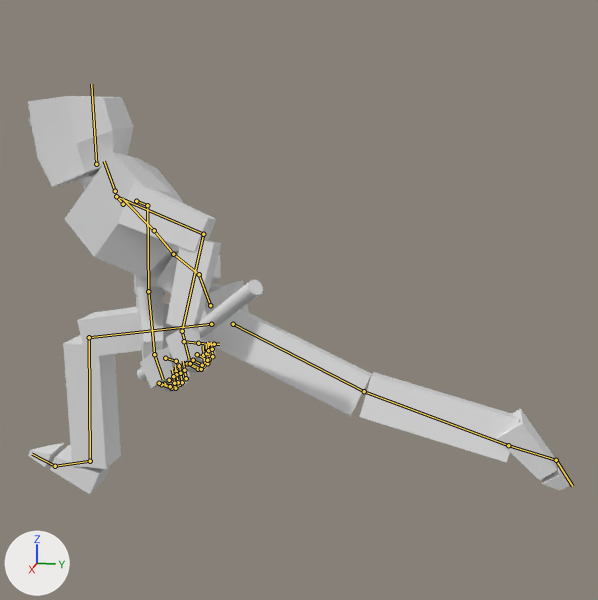
Two versions of the FBX model Models/MainCharacterBlockout.fbx, one commit apart.
Both versions are drawn from a 50 mm camera at (2.4, 0.64, 1.42) aimed at (0.06, 0.17, 0.84). Lighting does not change. The marker at lower left points along +X, +Y and +Z. The picture after the commit comes second. Both versions are drawn at frame 1 of the action 'Armature|mixamo.com'; the numbers are the values there. The bones that change, and the others that lie on the model, are drawn over the model as lines.

Names of what the first picture shows: 'CharacterBase', 'Cylinder'.
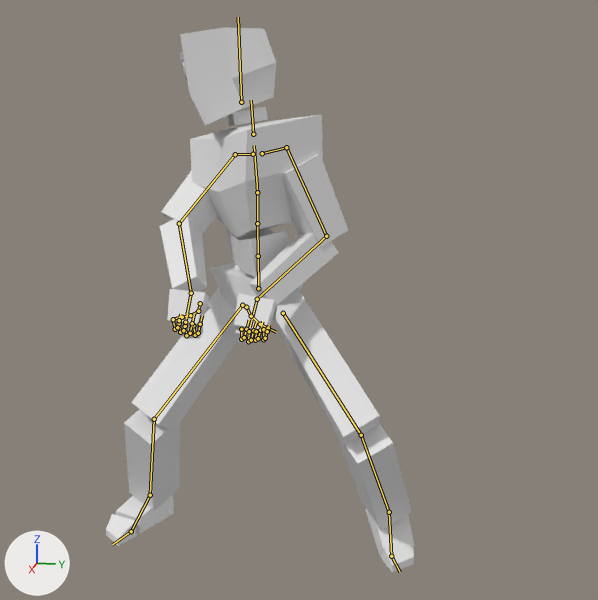
Pixel boxes (x1, y1, x2, y2) of what changed, in the pictures (598 x 600 px):
'CharacterBase', posed (43% narrower, 37% taller): before (28, 96, 570, 494); after (106, 27, 414, 572)
'Cylinder', no longer drawn: before (137, 280, 263, 381)
bone 'mixamorig:Hips', root to tip: before (210, 305) to (198, 273); after (258, 288) to (258, 254)
bone 'mixamorig:Spine', root to tip: before (199, 274) to (173, 254); after (258, 256) to (257, 223)
bone 'mixamorig:Spine1', root to tip: before (173, 254) to (154, 230); after (257, 223) to (257, 192)
bone 'mixamorig:Spine2', root to tip: before (154, 230) to (122, 198); after (257, 192) to (254, 145)
bone 'mixamorig:Neck', root to tip: before (115, 191) to (104, 161); after (253, 134) to (251, 100)
bone 'mixamorig:Head', root to tip: before (96, 164) to (91, 84); after (241, 102) to (238, 17)
bone 'mixamorig:RightShoulder', root to tip: before (136, 201) to (147, 205); after (253, 154) to (235, 154)
bone 'mixamorig:RightArm', root to tip: before (147, 205) to (148, 291); after (235, 154) to (179, 223)
bone 'mixamorig:LeftShoulder', root to tip: before (123, 204) to (116, 196); after (262, 153) to (286, 147)
bone 'mixamorig:LeftArm', root to tip: before (116, 196) to (203, 234); after (286, 147) to (326, 236)
bone 'mixamorig:RightUpLeg', root to tip: before (211, 324) to (89, 337); after (242, 305) to (154, 419)
bone 'mixamorig:RightLeg', root to tip: before (89, 337) to (90, 461); after (154, 419) to (150, 495)
bone 'mixamorig:RightFoot', root to tip: before (90, 461) to (55, 466); after (150, 495) to (131, 531)
bone 'mixamorig:LeftUpLeg', root to tip: before (233, 324) to (364, 391); after (283, 313) to (361, 435)
bone 'mixamorig:LeftLeg', root to tip: before (364, 391) to (508, 445); after (361, 435) to (389, 512)
bone 'mixamorig:LeftFoot', root to tip: before (508, 445) to (556, 460); after (389, 512) to (391, 556)
bone 'mixamorig:LeftToeBase', root to tip: before (556, 460) to (572, 486); after (391, 556) to (400, 572)

Patch to the scene script:
```diff
--- a/Models/MainCharacterBlockout.fbx.py
+++ b/Models/MainCharacterBlockout.fbx.py
@@ bone_mixamorig_hips @@
 bone_mixamorig_hips = bpy.data.objects['Armature'].pose.bones['mixamorig:Hips']
-bone_mixamorig_hips.location = (0.0, -24.8, 10.8)
-bone_mixamorig_hips.rotation_quaternion = (0.918, 0.15, 0.363, 0.059)  # degrees (25, 40, 17)
+bone_mixamorig_hips.location = (-0.1, -18.9, -4.7)
+bone_mixamorig_hips.rotation_quaternion = (0.85, 0.0, 0.527, -0.007)  # degrees (-1, 64, -1)
@@ bone_mixamorig_spine @@
 bone_mixamorig_spine = bpy.data.objects['Armature'].pose.bones['mixamorig:Spine']  # child of 'mixamorig:Hips'
-bone_mixamorig_spine.rotation_quaternion = (0.858, 0.336, -0.387, -0.013)  # degrees (51, -41, -22)
+bone_mixamorig_spine.rotation_quaternion = (0.957, 0.099, -0.267, -0.058)  # degrees (15, -30, -11)
@@ bone_mixamorig_spine1 @@
 bone_mixamorig_spine1 = bpy.data.objects['Armature'].pose.bones['mixamorig:Spine1']  # child of 'mixamorig:Spine'
-bone_mixamorig_spine1.rotation_quaternion = (0.992, -0.101, -0.073, 0.017)  # degrees (-12, -8, 3)
+bone_mixamorig_spine1.rotation_quaternion = (0.993, -0.018, 0.117, 0.024)  # degrees (-2, 14, 3)
@@ bone_mixamorig_spine2 @@
 bone_mixamorig_spine2 = bpy.data.objects['Armature'].pose.bones['mixamorig:Spine2']  # child of 'mixamorig:Spine1'
-bone_mixamorig_spine2.rotation_quaternion = (0.988, 0.082, 0.101, 0.085)  # degrees (10, 11, 11)
+bone_mixamorig_spine2.rotation_quaternion = (0.989, -0.005, -0.133, 0.064)  # degrees (-2, -15, 8)
@@ bone_mixamorig_neck @@
 bone_mixamorig_neck = bpy.data.objects['Armature'].pose.bones['mixamorig:Neck']  # child of 'mixamorig:Spine2'
-bone_mixamorig_neck.rotation_quaternion = (0.948, -0.295, -0.053, -0.11)  # degrees (-34, -9, -10)
+bone_mixamorig_neck.rotation_quaternion = (1.0, 0.0, 0.0, 0.0)  # degrees (0, 0, 0)
@@ bone_mixamorig_head @@
 bone_mixamorig_head = bpy.data.objects['Armature'].pose.bones['mixamorig:Head']  # child of 'mixamorig:Neck'
-bone_mixamorig_head.rotation_quaternion = (0.985, -0.113, 0.074, 0.11)  # degrees (-12, 10, 12)
+bone_mixamorig_head.rotation_quaternion = (0.991, -0.009, -0.127, -0.041)  # degrees (0, -15, -5)
@@ bone_mixamorig_rightshoulder @@
 bone_mixamorig_rightshoulder = bpy.data.objects['Armature'].pose.bones['mixamorig:RightShoulder']  # child of 'mixamorig:Spine2'
-bone_mixamorig_rightshoulder.rotation_quaternion = (0.972, 0.0, 0.0, -0.235)  # degrees (0, 0, -27)
+bone_mixamorig_rightshoulder.rotation_quaternion = (0.971, -0.05, 0.012, -0.235)  # degrees (-6, 0, -27)
@@ bone_mixamorig_rightarm @@
 bone_mixamorig_rightarm = bpy.data.objects['Armature'].pose.bones['mixamorig:RightArm']  # child of 'mixamorig:RightShoulder'
-bone_mixamorig_rightarm.rotation_quaternion = (0.709, 0.147, -0.351, -0.594)  # degrees (41, -19, -87)
+bone_mixamorig_rightarm.rotation_quaternion = (0.704, 0.176, -0.313, -0.613)  # degrees (40, -13, -87)
@@ bone_mixamorig_leftshoulder @@
 bone_mixamorig_leftshoulder = bpy.data.objects['Armature'].pose.bones['mixamorig:LeftShoulder']  # child of 'mixamorig:Spine2'
-bone_mixamorig_leftshoulder.rotation_quaternion = (0.993, 0.0, 0.0, -0.114)  # degrees (0, 0, -13)
+bone_mixamorig_leftshoulder.rotation_quaternion = (0.992, -0.051, 0.006, -0.114)  # degrees (-6, 0, -13)
@@ bone_mixamorig_leftarm @@
 bone_mixamorig_leftarm = bpy.data.objects['Armature'].pose.bones['mixamorig:LeftArm']  # child of 'mixamorig:LeftShoulder'
-bone_mixamorig_leftarm.rotation_quaternion = (0.713, 0.69, 0.101, -0.079)  # degrees (88, 15, 2)
+bone_mixamorig_leftarm.rotation_quaternion = (0.678, 0.726, 0.097, -0.067)  # degrees (94, 13, 3)
@@ bone_mixamorig_rightupleg @@
 bone_mixamorig_rightupleg = bpy.data.objects['Armature'].pose.bones['mixamorig:RightUpLeg']  # child of 'mixamorig:Hips'
-bone_mixamorig_rightupleg.rotation_quaternion = (0.6, 0.701, 0.26, -0.286)  # degrees (100, 45, 2)
+bone_mixamorig_rightupleg.rotation_quaternion = (0.924, 0.305, -0.121, -0.194)  # degrees (38, -6, -26)
@@ bone_mixamorig_rightleg @@
 bone_mixamorig_rightleg = bpy.data.objects['Armature'].pose.bones['mixamorig:RightLeg']  # child of 'mixamorig:RightUpLeg'
-bone_mixamorig_rightleg.rotation_quaternion = (0.804, -0.595, 0.0, 0.0)  # degrees (-73, 0, 0)
+bone_mixamorig_rightleg.rotation_quaternion = (0.896, -0.443, 0.0, 0.0)  # degrees (-53, 0, 0)
@@ bone_mixamorig_rightfoot @@
 bone_mixamorig_rightfoot = bpy.data.objects['Armature'].pose.bones['mixamorig:RightFoot']  # child of 'mixamorig:RightLeg'
-bone_mixamorig_rightfoot.rotation_quaternion = (0.986, 0.166, -0.019, 0.019)  # degrees (19, -3, 2)
+bone_mixamorig_rightfoot.rotation_quaternion = (0.963, 0.153, 0.134, 0.178)  # degrees (20, 12, 23)
@@ bone_mixamorig_leftupleg @@
 bone_mixamorig_leftupleg = bpy.data.objects['Armature'].pose.bones['mixamorig:LeftUpLeg']  # child of 'mixamorig:Hips'
-bone_mixamorig_leftupleg.rotation_quaternion = (0.883, -0.346, 0.238, 0.211)  # degrees (-38, 34, 15)
+bone_mixamorig_leftupleg.rotation_quaternion = (0.842, 0.227, -0.338, 0.353)  # degrees (12, -47, 40)
@@ bone_mixamorig_leftleg @@
 bone_mixamorig_leftleg = bpy.data.objects['Armature'].pose.bones['mixamorig:LeftLeg']  # child of 'mixamorig:LeftUpLeg'
-bone_mixamorig_leftleg.rotation_quaternion = (1.0, -0.022, 0.0, 0.0)  # degrees (-2, 0, 0)
+bone_mixamorig_leftleg.rotation_quaternion = (0.842, -0.539, 0.0, 0.0)  # degrees (-65, 0, 0)
@@ bone_mixamorig_leftfoot @@
 bone_mixamorig_leftfoot = bpy.data.objects['Armature'].pose.bones['mixamorig:LeftFoot']  # child of 'mixamorig:LeftLeg'
-bone_mixamorig_leftfoot.rotation_quaternion = (0.866, -0.482, 0.112, -0.066)  # degrees (-59, 8, -13)
+bone_mixamorig_leftfoot.rotation_quaternion = (0.97, -0.073, -0.036, -0.229)  # degrees (-7, -6, -26)
@@ bone_mixamorig_lefttoebase @@
 bone_mixamorig_lefttoebase = bpy.data.objects['Armature'].pose.bones['mixamorig:LeftToeBase']  # child of 'mixamorig:LeftFoot'
-bone_mixamorig_lefttoebase.rotation_quaternion = (1.0, 0.028, 0.0, 0.0)  # degrees (3, 0, 0)
+bone_mixamorig_lefttoebase.rotation_quaternion = (0.962, 0.273, 0.0, 0.0)  # degrees (32, 0, 0)
```
